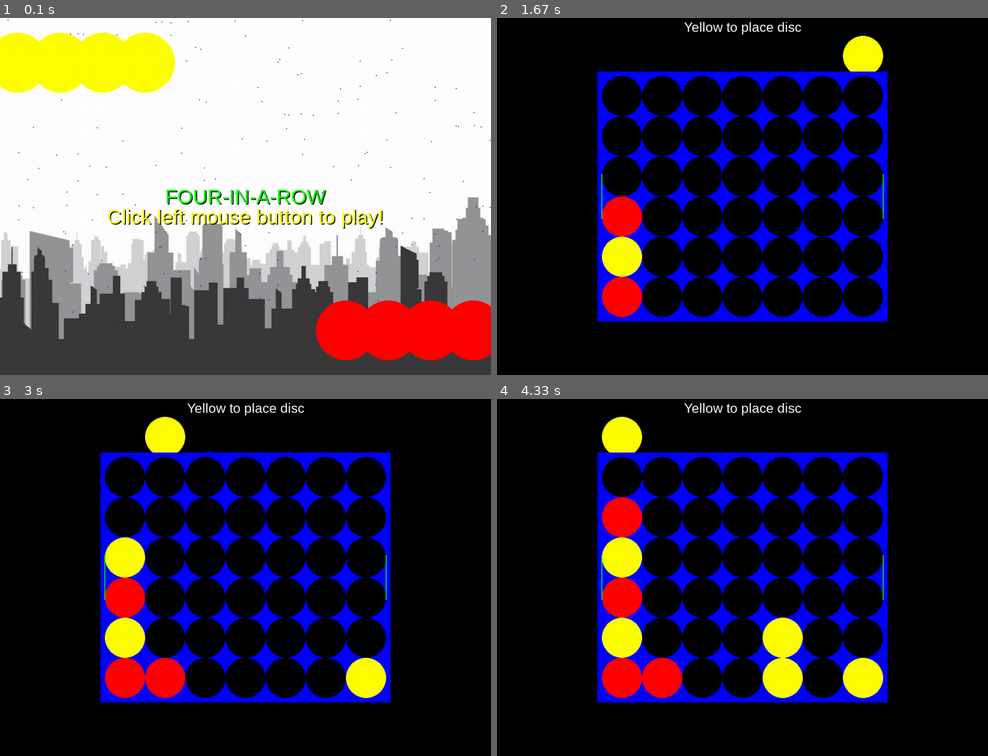
Above: before the commit, frames 1-4 (two rows, left to right).
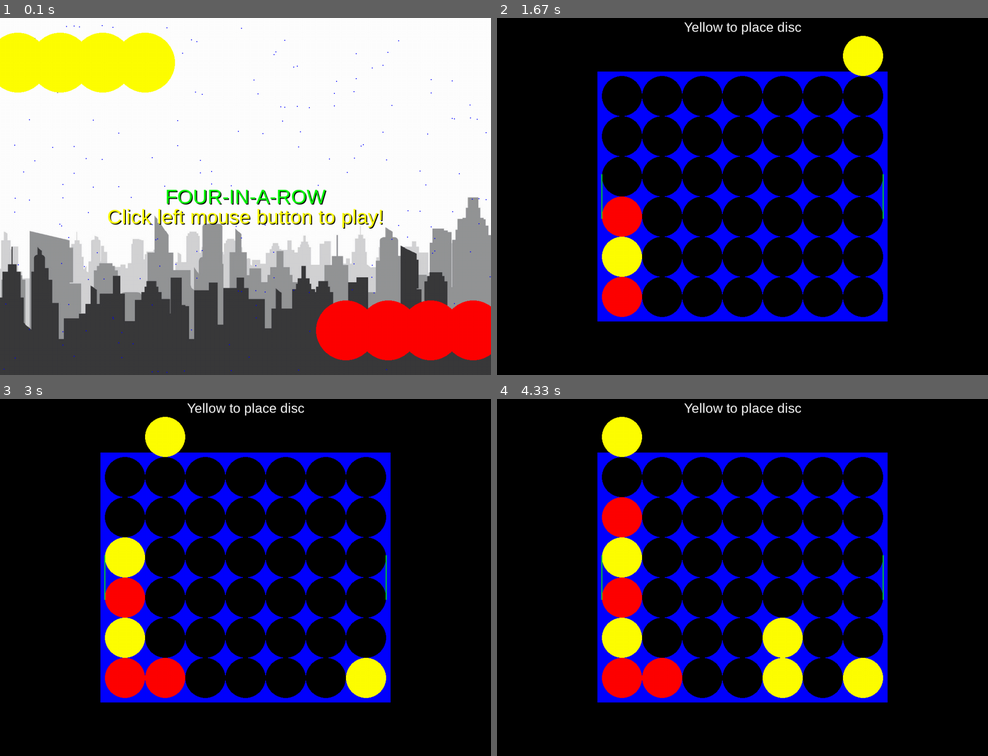
Above: after the commit, the same moments.

Repository: objarni/four-in-a-row-pygame
Game: pygame game, started from main.py
Two runs of this game, one before a commit and one after it. Both use one fixed random seed, a clock stepped at 60 frames per second and the inputs below.
Inputs (mouse positions are in pixels of both pictures, inside the frame that each line leads up to):
- Up to frame 1 (0.1 s): no input
- Up to frame 2 (1.67 s): press the mouse at (624, 200) at 0.37 s; move the mouse to (708, 235) at 0.47 s; release the mouse at (791, 275) at 0.6 s; press the mouse at (624, 200) at 0.7 s; move the mouse to (600, 157) at 0.8 s; release the mouse at (575, 110) at 0.93 s; press the mouse at (624, 200) at 1.03 s; move the mouse to (663, 203) at 1.13 s; release the mouse at (708, 210) at 1.27 s; press the mouse at (624, 200) at 1.37 s; move the mouse to (747, 128) at 1.47 s; release the mouse at (870, 60) at 1.6 s
- Up to frame 3 (3 s): press the mouse at (127, 581) at 1.7 s; move the mouse to (93, 566) at 1.8 s; release the mouse at (63, 552) at 1.93 s; click (427, 648) at 2.05 s; click (358, 523) at 2.38 s; click (166, 459) at 2.72 s
- Up to frame 4 (4.33 s): click (781, 638) at 3.05 s; click (570, 702) at 3.38 s; click (801, 609) at 3.72 s; click (605, 538) at 4.05 s

The runs differ from the first frame. In frame 1, 0.3% of the frame differs, in the area x 0-100%, y 0-100%; in frame 2, less than 0.1%; in frame 3, less than 0.1%; in frame 4, less than 0.1%.

Commit message:
introduce left mouse up msg. refactor some code

Diff:
--- a/src/four_in_a_row.py
+++ b/src/four_in_a_row.py
@@ -36,6 +36,8 @@
         self.board = empty_board()
         self.whos_turn_is_it = RED
         self.mouse_pos = CENTER
+        self.mouse_down_time = None
+
 
 def empty_board():
     return defaultdict(lambda: EMPTY)
@@ -51,29 +53,26 @@
 
 # MESSAGES #
 
-LeftMouseClickAt = namedtuple('LeftMouseClickAt', 'pos')
-
+LeftMouseDownAt = namedtuple('LeftMouseDownAt', 'pos')
+LeftMouseUpAt = namedtuple('LeftMouseUpAt', 'pos')
 ColumnWasClicked = namedtuple('ColumnWasClicked', 'column')
-
 MouseMovedTo = namedtuple('MouseMovedTo', 'pos')
-
-"""A tick represents the passing of time. dt is the number of milliseconds that has passed"""
-Tick = namedtuple('Tick', 'dt')
+Tick = namedtuple('Tick', 'time')
 
 
 # FUNCTIONS #
 
 def update(model, msg):
     if isinstance(model, StartScreenState):
-        if isinstance(msg, LeftMouseClickAt):
+        if isinstance(msg, LeftMouseDownAt):
             return GameState()
         if isinstance(msg, Tick):
-            model.time += msg.dt
+            model.time = msg.time
             return model
     if isinstance(model, GameState):
         if isinstance(msg, MouseMovedTo):
             model.mouse_pos = msg.pos
-        if isinstance(msg, LeftMouseClickAt):
+        if isinstance(msg, LeftMouseDownAt):
             return update(model, ColumnWasClicked(convert_to_column(msg.pos[0])))
         if isinstance(msg, ColumnWasClicked):
             model.board = place_brick(model.board, model.whos_turn_is_it, msg.column)
@@ -83,7 +82,7 @@
                 if won:
                     return GameOverState(winner=color, board=model.board)
     if isinstance(model, GameOverState):
-        if isinstance(msg, LeftMouseClickAt):
+        if isinstance(msg, LeftMouseDownAt):
             return StartScreenState()
 
     return model
@@ -141,51 +140,6 @@
     for y in range(ROWS):
         for x in range(COLUMNS):
             yield (x, y)
-
-
-# PyGame drawing wrapper
-class DrawingAPI:
-    def __init__(self, screen):
-        self.screen = screen
-        self.font_name = pygame.font.match_font('arial')
-        self.image_dict = {}
-
-    def draw_rectangle(self, center, size, color):
-        log(f"Drawing rectangle center {center} size {size} color {color}")
-        r = pygame.Rect(0, 0, *size)
-        r.center = center
-        pygame.draw.rect(self.screen, color, r)
-
-    def draw_disc(self, center, size, color):
-        log(f'Drawing a disc center {center} size {size} color {color}')
-        pygame.draw.circle(self.screen, color, center, size, size)
-
-    def draw_text(self, center, text, size, color):
-        log(f"Drawing text '{text}' at {center} color {color} size {size}")
-        font = pygame.font.Font(self.font_name, size)
-        text_surface = font.render(text, True, color)
-        text_rect = text_surface.get_rect()
-        text_rect.center = center
-        self.screen.blit(text_surface, text_rect)
-
-    def draw_image(self, center, name, dimension):
-        if (name, dimension) not in self.image_dict:
-            self.image_dict[(name, dimension)] = self.load_and_scale(name, dimension)
-        image = self.image_dict[(name, dimension)]
-        pos = center[0] - WIDTH // 2, center[1] - HEIGHT // 2
-        self.screen.blit(image, pos)
-
-    def load_and_scale(self, name, dimension):
-        image = pygame.image.load(f'res/{name}.png')
-        return pygame.transform.scale(image, dimension)
-
-
-def convert_to_column(x):
-    if x < BOARD_LEFT:
-        return None
-    if x > BOARD_RIGHT:
-        return None
-    return (x - BOARD_LEFT) // DISC_DIAMETER
 
 
 def view(model, api):
@@ -213,13 +167,24 @@
         api.draw_disc((WIDTH - 40 - i * (DISC_DIAMETER + 5), HEIGHT - 100), bigger_disc, Color.RED)
 
 
+def convert_to_column(x):
+    if x < BOARD_LEFT:
+        return None
+    if x > BOARD_RIGHT:
+        return None
+    return (x - BOARD_LEFT) // DISC_DIAMETER
+
+
+def frac(begin, end, current):
+    return float(current) / (float(end) - float(begin))
+
+
+assert frac(0, 10, 5) == 0.5
+assert frac(0, 10, 0) == 0
+assert frac(0, 10, 7.5) == 0.75
+
+
 def view_gamestate(api, model):
-    column = convert_to_column(model.mouse_pos[0])
-    if column is not None:
-        pos = (BOARD_LEFT + DISC_DIAMETER * column + DISC_RADIUS, CENTER_Y - BOARD_HEIGHT // 2 - DISC_RADIUS)
-        api.draw_disc(pos, DISC_RADIUS, rgb_from_color(model.whos_turn_is_it))
-    else:
-        api.draw_disc(model.mouse_pos, DISC_RADIUS, rgb_from_color(model.whos_turn_is_it))
     board = model.board
     draw_board(api, board)
     api.draw_text((WIDTH // 2, 20), f"{print_color(model.whos_turn_is_it).title()} to place disc", MID_TEXT,
@@ -227,6 +192,23 @@
     api.draw_rectangle((BOARD_LEFT, CENTER_Y), (2, 100), Color.GREEN)
     api.draw_rectangle((BOARD_RIGHT, CENTER_Y), (2, 100), Color.GREEN)
 
+    # Player making move?
+    if model.mouse_down_time:
+        column = convert_to_column(model.mouse_down)
+        pos = (BOARD_LEFT + DISC_DIAMETER * column + DISC_RADIUS, CENTER_Y - BOARD_HEIGHT // 2 - DISC_RADIUS)
+        api.draw_disc(pos, DISC_RADIUS, rgb_from_color(model.whos_turn_is_it))
+        # draw holding indicator
+        fraction = frac(begin=model.mouse_down_time, end=model.mouse_down_time + 1000,
+                        current=model.time)  # from, to, current
+        api.draw_disc(pos, DISC_RADIUS * fraction, Color.GREEN)
+    else:
+        column = convert_to_column(model.mouse_pos[0])
+        if column is not None:
+            pos = (BOARD_LEFT + DISC_DIAMETER * column + DISC_RADIUS, CENTER_Y - BOARD_HEIGHT // 2 - DISC_RADIUS)
+            api.draw_disc(pos, DISC_RADIUS, rgb_from_color(model.whos_turn_is_it))
+        else:
+            api.draw_disc(model.mouse_pos, DISC_RADIUS, rgb_from_color(model.whos_turn_is_it))
+
 
 def view_gameoverstate(api, model):
     draw_board(api, model.board, scale=1.0)
@@ -240,6 +222,44 @@
                f"{print_color(model.winner)} won!".upper(),
                ((CENTER_X), (CENTER_Y + BIG_TEXT)), BIG_TEXT,
                rgb_from_color(model.winner))
+
+
+# PyGame drawing wrapper
+class DrawingAPI:
+    def __init__(self, screen):
+        self.screen = screen
+        self.font_name = pygame.font.match_font('arial')
+        self.image_dict = {}
+
+    def draw_rectangle(self, center, size, color):
+        log(f"Drawing rectangle center {center} size {size} color {color}")
+        r = pygame.Rect(0, 0, *size)
+        r.center = center
+        pygame.draw.rect(self.screen, color, r)
+
+    def draw_disc(self, center, size, color):
+        log(f'Drawing a disc center {center} size {size} color {color}')
+        pygame.draw.circle(self.screen, color, center, size, size)
+
+    def draw_text(self, center, text, size, color):
+        log(f"Drawing text '{text}' at {center} color {color} size {size}")
+        font = pygame.font.Font(self.font_name, size)
+        text_surface = font.render(text, True, color)
+        text_rect = text_surface.get_rect()
+        text_rect.center = center
+        self.screen.blit(text_surface, text_rect)
+
+    def draw_image(self, center, name, dimension):
+        if (name, dimension) not in self.image_dict:
+            self.image_dict[(name, dimension)] = self.load_and_scale(name, dimension)
+        image = self.image_dict[(name, dimension)]
+        pos = center[0] - WIDTH // 2, center[1] - HEIGHT // 2
+        self.screen.blit(image, pos)
+
+    def load_and_scale(self, name, dimension):
+        p = f'res/{name}.png'
+        image = pygame.image.load(p)
+        return pygame.transform.scale(image, dimension)
 
 
 def edged_text(api, txt, pos, size, color):
@@ -315,16 +335,17 @@
         old_model_repr = print_model(model)
 
         # A tick happens every time around the loop!
-        model = update(model, Tick(1000.0 / FPS))
+        model = update(model, Tick(pygame.time.get_ticks()))
 
         # Translate low level events to domain events
         while ev := pygame.event.poll():
             msg = None
             if ev.type == pygame.MOUSEBUTTONDOWN:
-                pos = ev.pos
-                button = ev.button
-                if button == 1:
-                    msg = LeftMouseClickAt(pos)
+                if ev.button == 1:
+                    msg = LeftMouseDownAt(ev.pos)
+            if ev.type == pygame.MOUSEBUTTONUP:
+                if ev.button == 1:
+                    msg = LeftMouseUpAt(ev.pos)
             if ev.type == pygame.MOUSEMOTION:
                 msg = MouseMovedTo(ev.pos)
             if ev.type == pygame.KEYDOWN:
--- a/tests/test_four_in_a_row.py
+++ b/tests/test_four_in_a_row.py
@@ -4,7 +4,7 @@
 
 from src.four_in_a_row import (GameOverState, GameState, StartScreenState,
                                update, view, ColumnWasClicked,
-                               LeftMouseClickAt, MouseMovedTo,
+                               LeftMouseDownAt, MouseMovedTo,
                                print_model)
 import src.four_in_a_row
 
@@ -67,7 +67,7 @@
 
 
 def test_first_placed_brick_is_red():
-    model = simulate(GameState(), [LeftMouseClickAt((300, 500))])
+    model = simulate(GameState(), [LeftMouseDownAt((300, 500))])
     verify(print_state_and_log(model))
 
 
@@ -128,13 +128,13 @@
 
 def test_clicking_in_game_over_state():
     model = GameOverState(winner=src.four_in_a_row.RED, board=src.four_in_a_row.empty_board())
-    model = simulate(model, [LeftMouseClickAt((1, 1))])
+    model = simulate(model, [LeftMouseDownAt((1, 1))])
     verify(print_state_and_log(model))
 
 
 def test_startscreen_to_game_transition():
     model = StartScreenState()
-    model = simulate(model, [LeftMouseClickAt((1, 1))])
+    model = simulate(model, [LeftMouseDownAt((1, 1))])
     verify(print_state_and_log(model))
 
 
